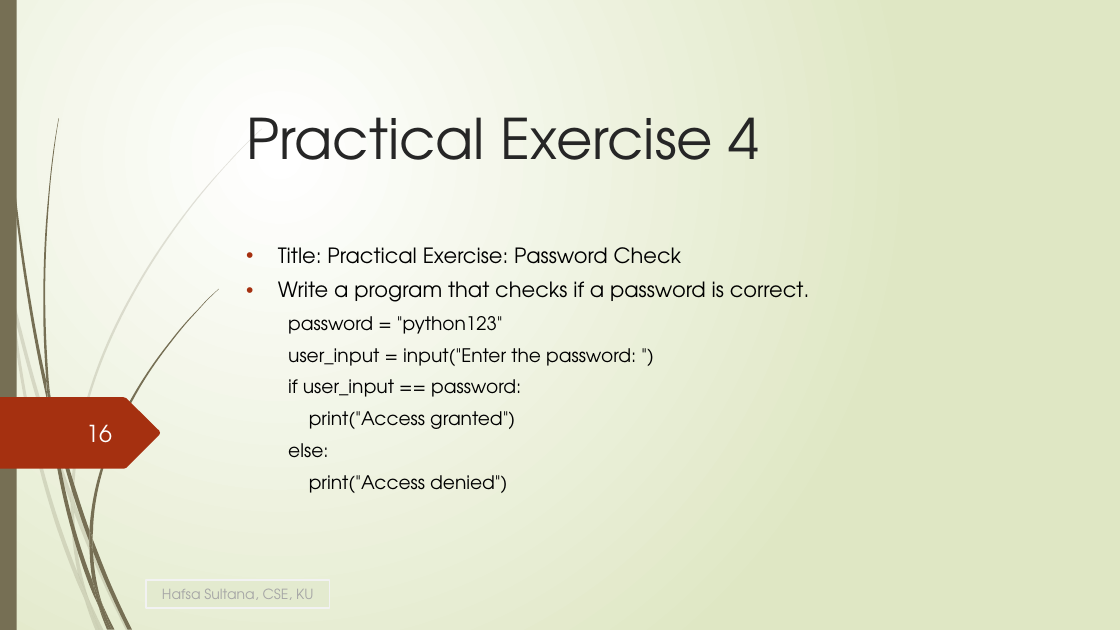
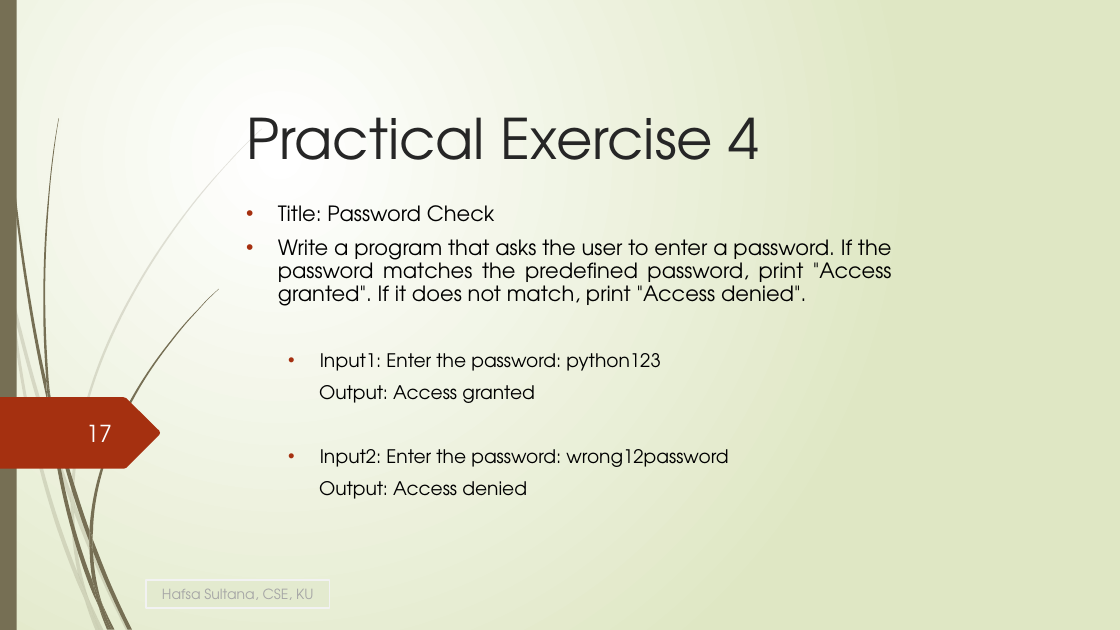
Before and after one commit to HafsaSultana/Python-Programming-Course-of-Bangladesh-Computer-Council, a slide deck: slide 17 of Lecture/Lecture6_If_Else.pptx (slide 16 before the commit). Drawn at 1120x630 pixels with LibreOffice and Linux fonts; fonts in the diff are those of the drawing. Boxes give left, top, right and bottom in pixels: in the first picture for what was removed or moved away, otherwise in the second. Text is boxed around its words. In the diff, an @@ line names an element or a change of style, - is before the commit and + after.

```diff
--- a/Lecture/Lecture6_If_Else.pptx
+++ b/Lecture/Lecture6_If_Else.pptx
@@ subtitle at (278, 205, 892, 499): text changed; size 16 to 18 pt @@
-• Title: Practical Exercise: Password Check
-• Write a program that checks if a password is correct.
-  password = "python123"
-  user_input = input("Enter the password: ")
-  if user_input == password:
-  print("Access granted")
-  else:
-  print("Access denied")
+• Title: Password Check
+• Write a program that asks the user to enter a password. If the password matches the predefined password, print "Access granted". If it does not match, print "Access denied".
+  • Input1: Enter the password: python123
+  Output: Access granted
+  • Input2: Enter the password: wrong12password
+  Output: Access denied
@@ page number at (86, 424, 112, 442): text changed @@
-16
+17
```
Also in this commit, not shown: 12 other slides changed, 4 slides added, 2 slides removed, 10 other files.
